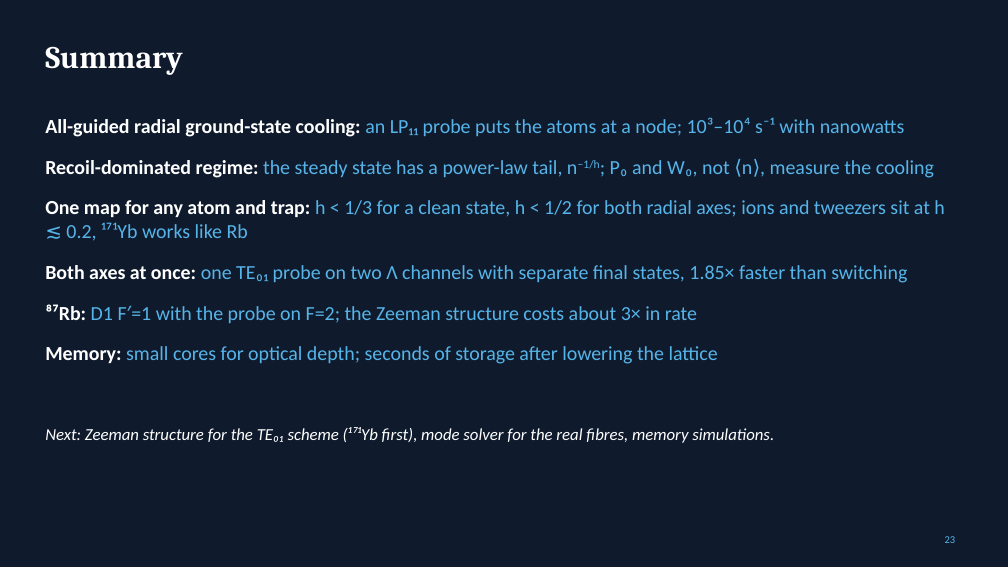
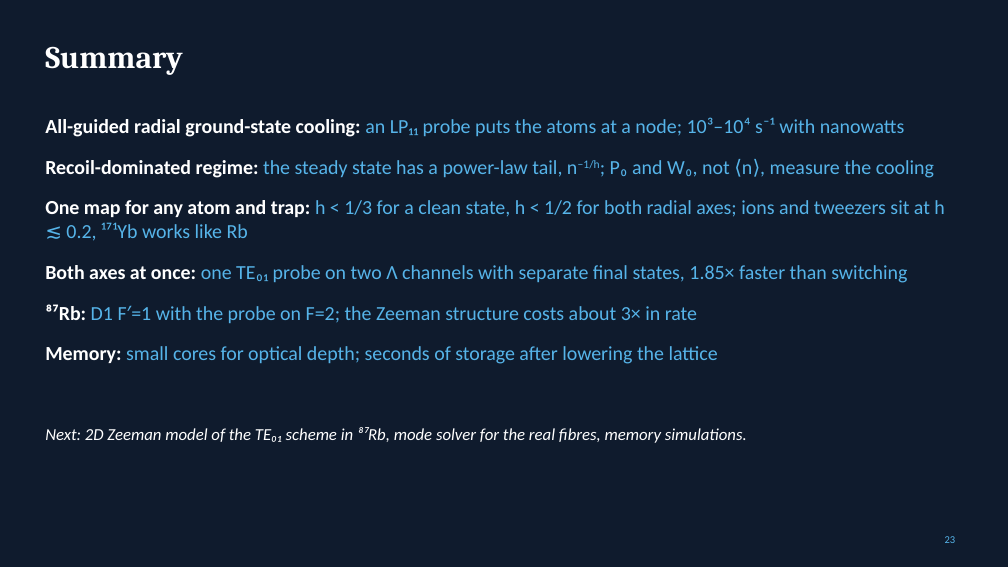
Before and after one commit to Leonardo-Razzai/hcf-eit-cooling, a slide deck: slide 23 of presentation/radial_eit_cooling_talk.pptx. Drawn at 1008x567 pixels with LibreOffice and Linux fonts; fonts in the diff are those of the drawing. Boxes give left, top, right and bottom in pixels: in the first picture for what was removed or moved away, otherwise in the second. Text is boxed around its words. In the diff, an @@ line names an element or a change of style, - is before the commit and + after.

```diff
--- a/presentation/radial_eit_cooling_talk.pptx
+++ b/presentation/radial_eit_cooling_talk.pptx
@@ text at bbox=[45, 427, 747, 443]: text changed @@
-Next: Zeeman structure for the TE₀₁ scheme (¹⁷¹Yb first), mode solver for the real fibres, memory simulations.
+Next: 2D Zeeman model of the TE₀₁ scheme in ⁸⁷Rb, mode solver for the real fibres, memory simulations.
```
Also in this commit, not shown: 13 other files.
